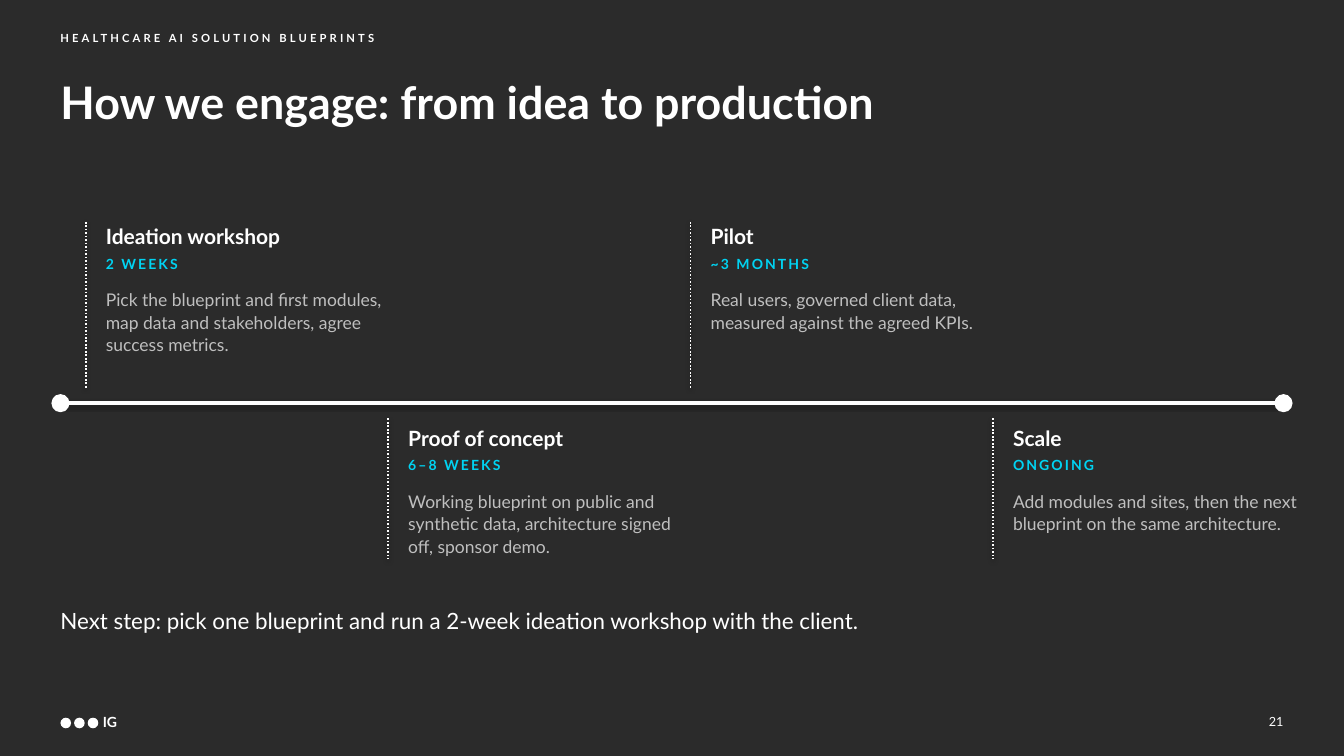
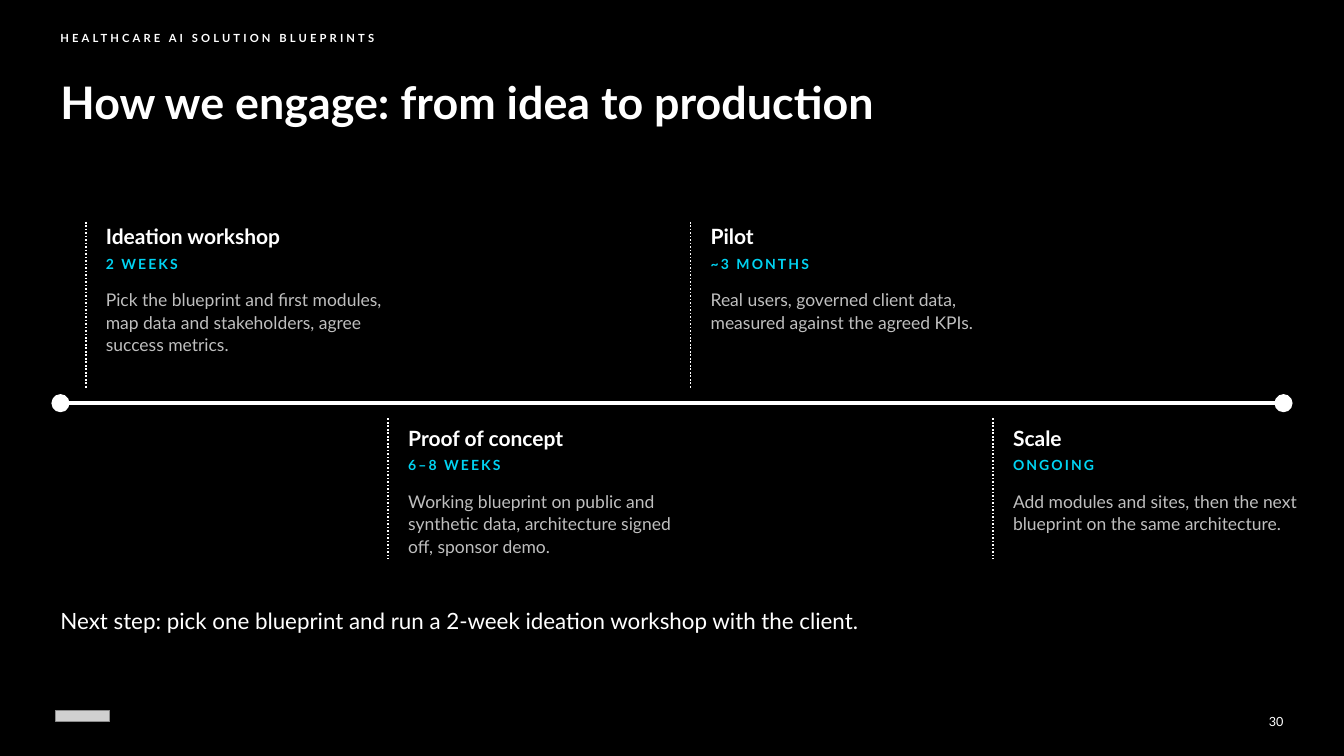
Before and after one commit to chintasurya/HealthcareCasestudies, a slide deck: slide 30 of deck/IG_Healthcare_AI_Solution_Blueprints.pptx (slide 21 before the commit). Drawn at 1344x756 pixels with LibreOffice and Linux fonts; fonts in the diff are those of the drawing; grey boxes stand for pictures; background and template pictures are left out; a plain dark background stands for a picture behind light text. Boxes give left, top, right and bottom in pixels: in the first picture for what was removed or moved away, otherwise in the second. Text is boxed around its words. In the diff, an @@ line names an element or a change of style, - is before the commit and + after.

```diff
--- a/deck/IG_Healthcare_AI_Solution_Blueprints.pptx
+++ b/deck/IG_Healthcare_AI_Solution_Blueprints.pptx
@@ background picture (left out) to #FFFFFF @@
@@ rectangle added at [0,0,1344,756], fill #000000 @@
@@ picture added at [55,711,110,722] @@
@@ ellipse removed at [60,718,71,728] @@
@@ ellipse removed at [74,718,84,728] @@
@@ ellipse removed at [88,718,98,728] @@
@@ text removed at [103,716,117,727] @@
-IG
@@ text at [1269,717,1284,726]: text changed @@
-21
+30
```
Also in this commit, not shown: 21 other slides changed, 9 slides added, 4 other files.
